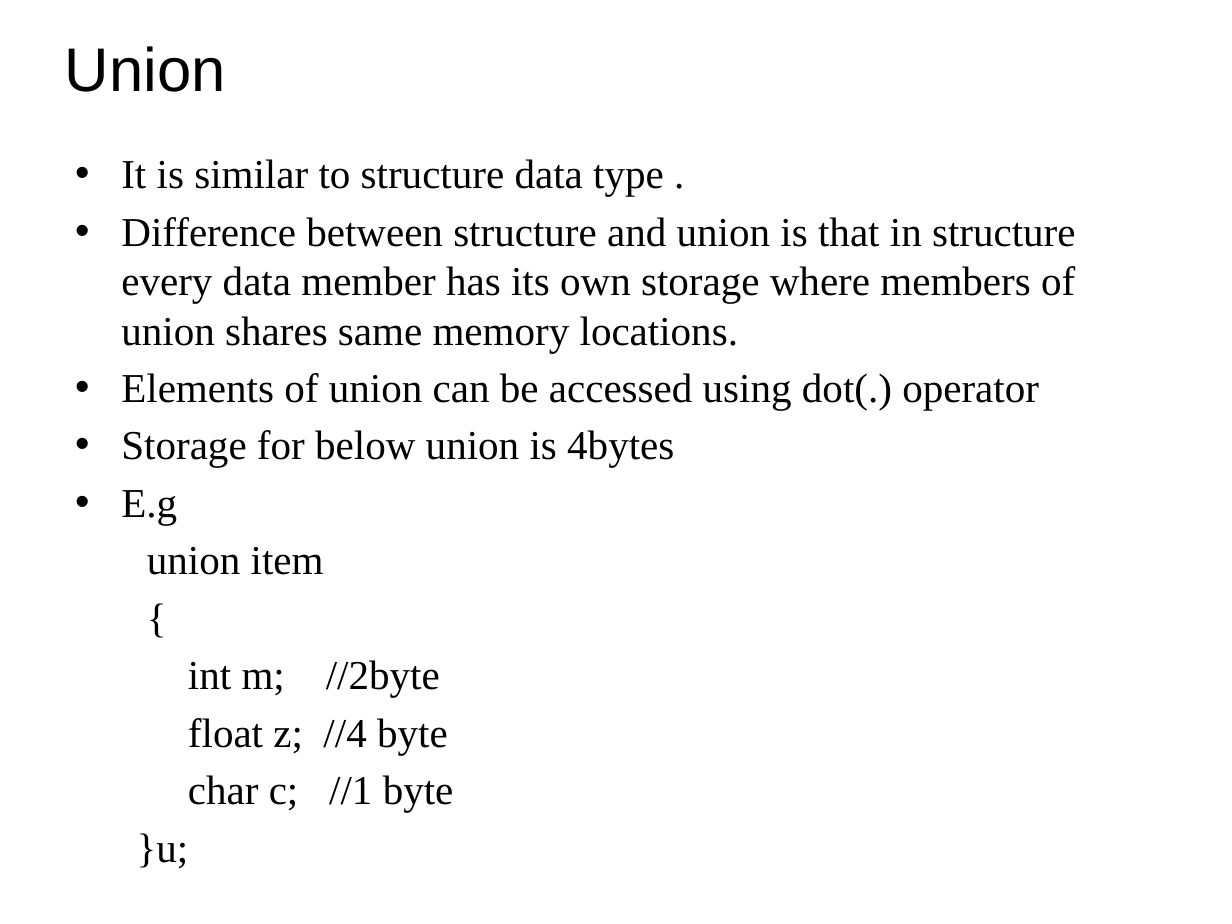
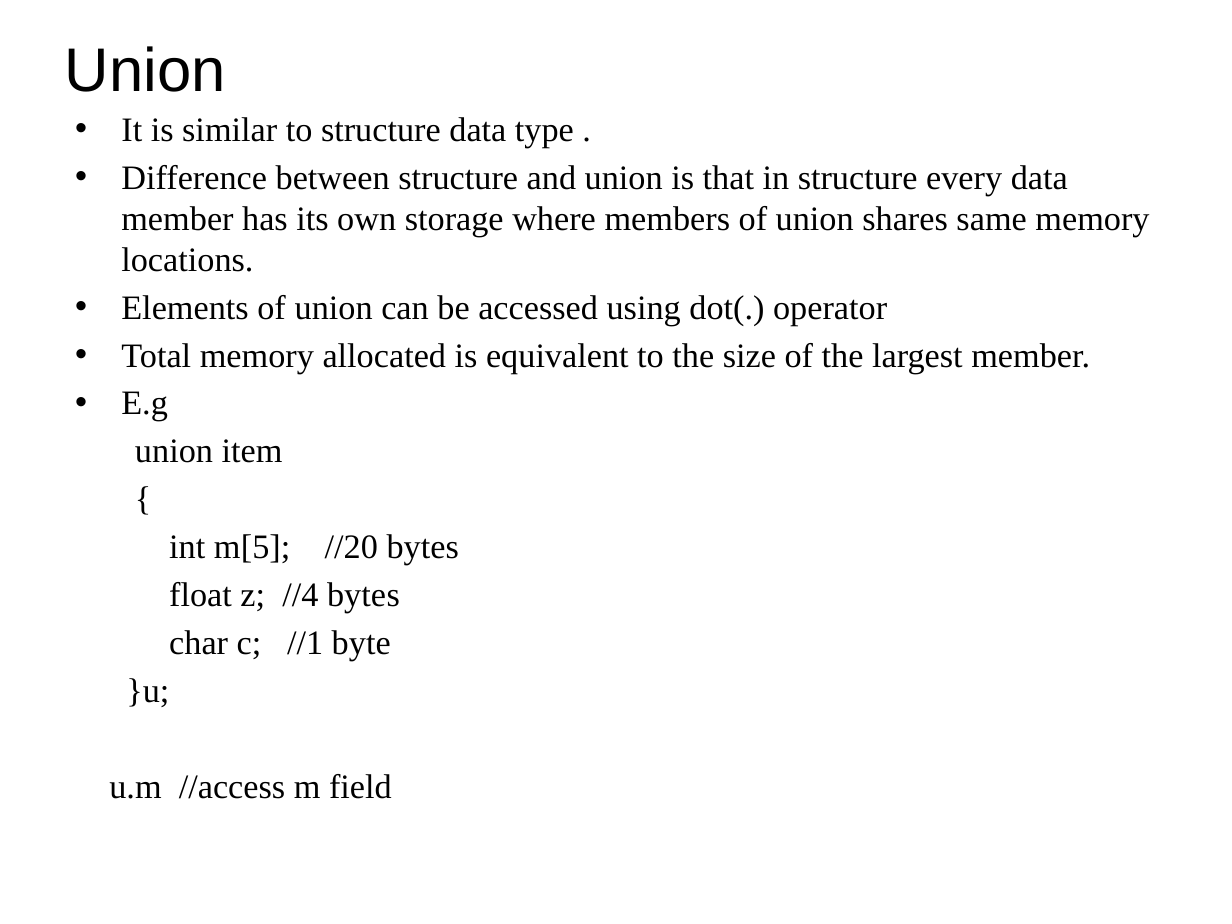
Before and after one commit to alwaysananta/computerProgramming, a slide deck: slide 24 of Slides/Struct&Union.pptx (slide 23 before the commit). Drawn at 1232x924 pixels with LibreOffice and Linux fonts; fonts in the diff are those of the drawing; background and template pictures are left out. Boxes give left, top, right and bottom in pixels: in the first picture for what was removed or moved away, otherwise in the second. Text is boxed around its words. In the diff, an @@ line names an element or a change of style, - is before the commit and + after.

```diff
--- a/Slides/Struct&Union.pptx
+++ b/Slides/Struct&Union.pptx
@@ text "It is similar to structure ...": place and size @@
-text "It is similar to structure ..." at box(121, 159, 1076, 868)
+text "It is similar to structure ..." at box(109, 117, 1149, 799)
@@ text at box(109, 117, 1149, 799): size 24 to 20 pt in "It is similar to structure data type ...", "Difference between structure and union is that ...", "Elements of union can be accessed using ...", "E.g" and 5 more places @@
@@ text at box(121, 343, 1090, 374): text changed; size 24 to 20 pt @@
-• Storage for below union is 4bytes
+• Total memory allocated is equivalent to the size of the largest member.
@@ text at box(169, 534, 459, 613): text changed; size 24 to 20 pt @@
-int m; //2byte
-float z; //4 byte
+int m[5]; //20 bytes
+float z; //4 bytes
```
Also in this commit, not shown: 6 other slides changed, 18 slides added, 2 slides removed, 1 other file.
